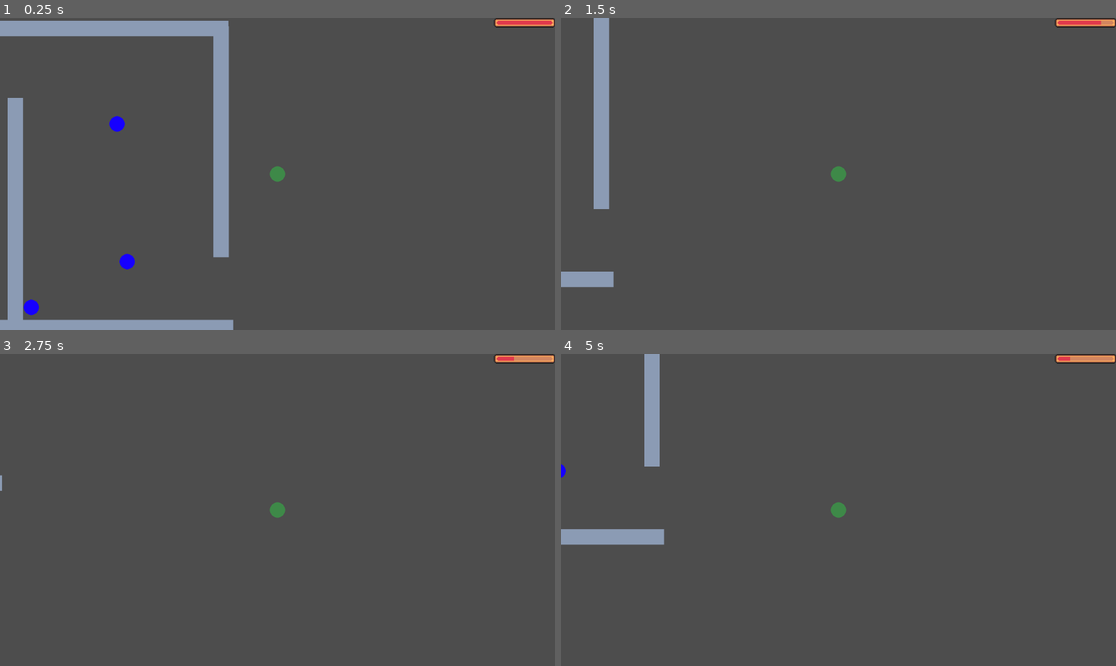
Above: before the commit, frames 1-4 (two rows, left to right).
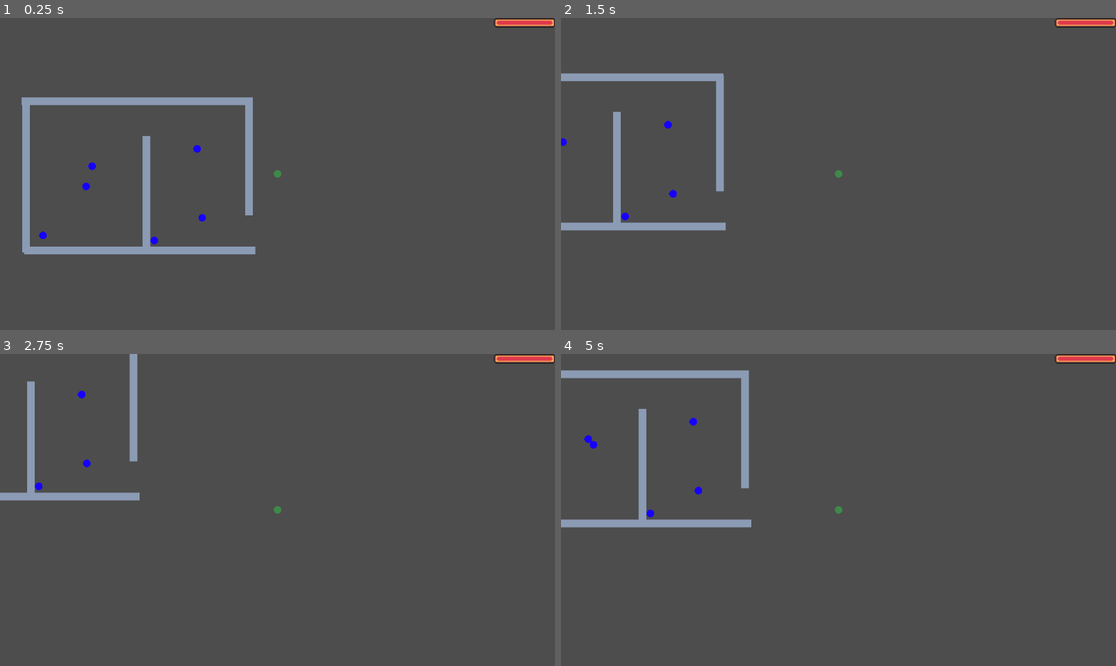
Above: after the commit, the same moments.

Repository: whocares-abt/fast-pace
Game: Godot game, scene res://Scenes/debug_map.tscn
The game is run twice, just before and just after one commit, with the same random seed, the same clock (stepped at 60 frames per second) and the same inputs.
Inputs (mouse positions are in pixels of both pictures, inside the frame that each line leads up to):
- Up to frame 1 (0.25 s): no input
- Up to frame 2 (1.5 s): move the mouse to (960, 158) at 0.52 s; hold D (move_right) 0.53-1.28 s; hold Right mouse button (ability) 0.53-1.28 s; move the mouse to (727, 189) at 1.27 s; hold S (move_down) from 1.28 s (still down); click (727, 189) at 1.35 s
- Up to frame 3 (2.75 s): move the mouse to (333, 441) at 2.02 s; release S (move_down) at 2.03 s; hold D (move_right) from 2.03 s (still down); hold Shift (bullet_time) from 2.03 s (still down)
- Up to frame 4 (5 s): move the mouse to (810, 572) at 2.77 s; release D (move_right) at 2.78 s; release Shift (bullet_time) at 2.78 s; hold W (move_up) 2.78-3.53 s; right-click (810, 572) at 2.85 s; move the mouse to (1005, 556) at 3.52 s; press the mouse at (1005, 556) at 3.53 s; hold A (move_left) from 3.53 s (still down); move the mouse to (672, 463) at 4.27 s; release the mouse at (672, 463) at 4.28 s; tap Shift (bullet_time) at 4.35 s

The runs differ from the first frame. In frame 1, 11% of the frame differs, in the area x 0-52%, y 0-100%; in frame 2, 4.9%; in frame 3, 2.0%; in frame 4, 4.9%.

Commit message:
Created enemy AI. Need to debug
Enemy has 3 states:
1) Aggro
2) Patrol
3) Return to patrol

Diff:
--- a/Scenes/AI/patrol_path.tscn
+++ b/Scenes/AI/patrol_path.tscn
@@ -5,3 +5,5 @@
 [node name="PatrolPath" type="Path2D"]
 scale = Vector2(0.9503747, 0.9503747)
 script = ExtResource("1_cptgr")
+
+[node name="PatrolStart" type="Node2D" parent="."]
--- a/Scenes/Characters/enemy_character.tscn
+++ b/Scenes/Characters/enemy_character.tscn
@@ -42,6 +42,7 @@
 script = ExtResource("1_nraa5")
 
 [node name="NavComp" parent="." instance=ExtResource("2_f31sj")]
+debug_enabled = true
 
 [node name="AnimatedSprite2D" type="AnimatedSprite2D" parent="."]
 sprite_frames = SubResource("SpriteFrames_sdh2x")
--- a/Scenes/Characters/player_character.tscn
+++ b/Scenes/Characters/player_character.tscn
@@ -39,6 +39,7 @@
 
 [node name="PlayerCharacter" type="CharacterBody2D"]
 script = ExtResource("1_l560e")
+max_health = 10000
 
 [node name="CombatAbilities" type="Node2D" parent="."]
 
--- a/Scenes/debug_map.tscn
+++ b/Scenes/debug_map.tscn
@@ -29,6 +29,7 @@
 SPEED = 500.0
 
 [node name="Camera2D" type="Camera2D" parent="PlayerCharacter"]
+zoom = Vector2(0.5, 0.5)
 
 [node name="NavigationRegion" parent="." instance=ExtResource("5_gu212")]
 visible = false
@@ -60,32 +61,6 @@
 position = Vector2(314, -24)
 scale = Vector2(1, 15)
 
-[node name="Enemies" type="Node2D" parent="."]
-
-[node name="EnemyCharacter" parent="Enemies" node_paths=PackedStringArray("goal") instance=ExtResource("4_6mob1")]
-position = Vector2(-180, 275)
-goal = NodePath("../../PlayerCharacter")
-
-[node name="EnemyCharacter3" parent="Enemies" node_paths=PackedStringArray("goal") instance=ExtResource("4_6mob1")]
-position = Vector2(-338, 11)
-goal = NodePath("../../PlayerCharacter")
-
-[node name="EnemyCharacter4" parent="Enemies" node_paths=PackedStringArray("goal") instance=ExtResource("4_6mob1")]
-position = Vector2(98, -61)
-goal = NodePath("../../PlayerCharacter")
-
-[node name="EnemyCharacter5" parent="Enemies" node_paths=PackedStringArray("goal") instance=ExtResource("4_6mob1")]
-position = Vector2(119, 225)
-goal = NodePath("../../PlayerCharacter")
-
-[node name="EnemyCharacter2" parent="Enemies" node_paths=PackedStringArray("goal") instance=ExtResource("4_6mob1")]
-position = Vector2(-543, 298)
-goal = NodePath("../../PlayerCharacter")
-
-[node name="EnemyCharacter6" parent="Enemies" node_paths=PackedStringArray("goal") instance=ExtResource("4_6mob1")]
-position = Vector2(-80, 320)
-goal = NodePath("../../PlayerCharacter")
-
 [node name="PatrolPaths" type="Node2D" parent="."]
 
 [node name="PatrolPath" parent="PatrolPaths" instance=ExtResource("6_60603")]
@@ -94,6 +69,33 @@
 [node name="PatrolPath2" parent="PatrolPaths" instance=ExtResource("6_60603")]
 curve = SubResource("Curve2D_ctkch")
 
+[node name="Enemies" type="Node2D" parent="."]
+
+[node name="EnemyCharacter" parent="Enemies" node_paths=PackedStringArray("player", "patrol_path") instance=ExtResource("4_6mob1")]
+position = Vector2(-363, 95)
+player = NodePath("../../PlayerCharacter")
+patrol_path = NodePath("../../PatrolPaths/PatrolPath2")
+
+[node name="EnemyCharacter2" parent="Enemies" node_paths=PackedStringArray("player") instance=ExtResource("4_6mob1")]
+position = Vector2(-543, 298)
+player = NodePath("../../PlayerCharacter")
+
+[node name="EnemyCharacter3" parent="Enemies" node_paths=PackedStringArray("player") instance=ExtResource("4_6mob1")]
+position = Vector2(-338, 11)
+player = NodePath("../../PlayerCharacter")
+
+[node name="EnemyCharacter4" parent="Enemies" node_paths=PackedStringArray("player") instance=ExtResource("4_6mob1")]
+position = Vector2(98, -61)
+player = NodePath("../../PlayerCharacter")
+
+[node name="EnemyCharacter5" parent="Enemies" node_paths=PackedStringArray("player") instance=ExtResource("4_6mob1")]
+position = Vector2(119, 225)
+player = NodePath("../../PlayerCharacter")
+
+[node name="EnemyCharacter6" parent="Enemies" node_paths=PackedStringArray("player") instance=ExtResource("4_6mob1")]
+position = Vector2(-80, 320)
+player = NodePath("../../PlayerCharacter")
+
 [node name="BulletManager" parent="." instance=ExtResource("4_gu212")]
 
 [node name="CanvasLayer" type="CanvasLayer" parent="."]
--- a/Scripts/AI/patrol_path.gd
+++ b/Scripts/AI/patrol_path.gd
@@ -3,7 +3,7 @@
 var path_follow_dict : Dictionary[PathFollow2D, float]
 # Maps pathfollow2D to patrol speed
 
-@export var patrol_start : Vector2
+@onready var patrol_start = $PatrolStart
 
 func _ready() -> void:
 	update_patrol_start()
@@ -30,7 +30,7 @@
 	# Remove patrol path if they have no child
 	remove_child(patrol_path)
 
-func get_start_point():
+func get_start_node():
 	return patrol_start
 
 func update_patrol_start():
@@ -38,4 +38,4 @@
 		printerr("No patrol path")
 		return
 
-	patrol_start = curve.get_closest_point(Vector2.ZERO)
+	patrol_start.position = curve.get_closest_point(Vector2.ZERO)
--- a/Scripts/Characters/enemy_character.gd
+++ b/Scripts/Characters/enemy_character.gd
@@ -10,8 +10,9 @@
 
 @onready var nav_comp = $NavComp
 
-@export var player_goal : Node2D
+@export var player : Node2D
 @export var patrol_path : Path2D
+var patrol_start_point
 
 # Defining state
 
@@ -30,7 +31,12 @@
 	current_state = new_state
 
 func _ready() -> void:
-	current_state = EnemyState.PATROL
+	if (patrol_path == null):
+		printerr("No patrol path")
+	else:
+		patrol_start_point = patrol_path.get_start_node()
+
+	switch_state(EnemyState.RETURN_TO_PATROL)
 
 func _physics_process(_delta: float) -> void:
 	match current_state:
@@ -38,10 +44,10 @@
 			aggro_behaviour()
 
 		EnemyState.PATROL:
-			pass
+			patrol_behaviour()
 
 		EnemyState.RETURN_TO_PATROL:
-			pass
+			return_patrol_behaviour()
 
 	move_and_slide()
 
@@ -49,13 +55,54 @@
 
 func aggro_behaviour():
 	if (not nav_comp.is_target_reachable()):
-		set_current_state(EnemyState.PATROL)
+		switch_state(EnemyState.RETURN_TO_PATROL)
 
 	if (not nav_comp.is_target_reached()):
-		nav_to_goal()
+		nav_to_goal() # Goal is player
 
+func patrol_behaviour():
+	pass
+
+func return_patrol_behaviour():
+	if (not nav_comp.is_target_reachable()):
+		printerr("Can't reach patrol point")
+
+	if (not nav_comp.is_target_reached()):
+		nav_to_goal() # Goal is patrol start point
+	else:
+		switch_state(EnemyState.PATROL)
 
 # Switching states
+
+func switch_state(new_state : EnemyState):
+	match new_state:
+		EnemyState.PATROL:
+			switch_to_patrol()
+
+		EnemyState.AGGRO:
+			switch_to_aggro()
+
+		EnemyState.RETURN_TO_PATROL:
+			switch_to_return_patrol()
+
+func switch_to_patrol():
+	current_state = EnemyState.PATROL
+	if (patrol_path == null):
+		printerr("No patrol path for enemy ")
+		return
+	patrol_path.add_new_patroller(self, SPEED)
+
+func switch_to_aggro():
+	current_state = EnemyState.AGGRO
+	update_nav_goal(player)
+
+func switch_to_return_patrol():
+	current_state = EnemyState.RETURN_TO_PATROL
+	if (patrol_start_point == null):
+		printerr("No patrol start point")
+		return
+	update_nav_goal(patrol_start_point)
+
 
 # Navigation functions
 func update_nav_goal(new_goal):
